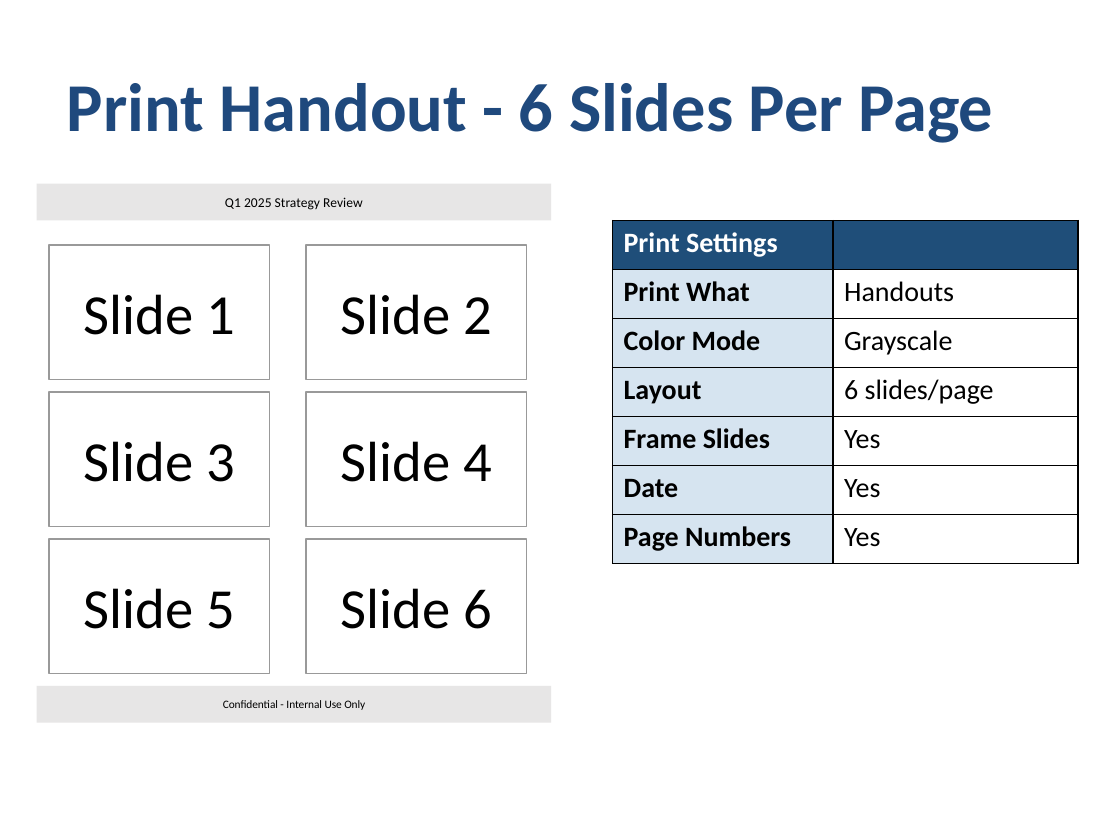
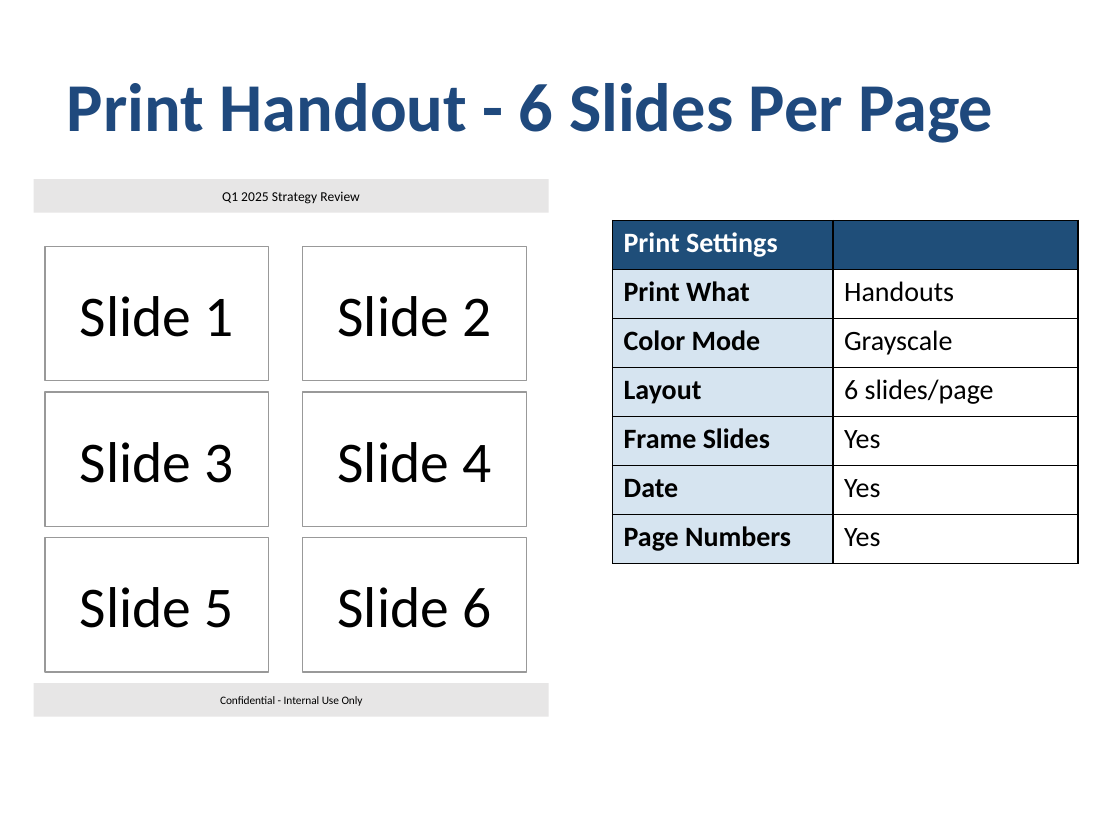
Before and after one commit to yingkitw/ppt-rs, a slide deck: slide 43 of comprehensive_demo.pptx. Drawn at 1120x840 pixels with LibreOffice and Linux fonts; fonts in the diff are those of the drawing. Boxes give left, top, right and bottom in pixels: in the first picture for what was removed or moved away, otherwise in the second. Text is boxed around its words. In the diff, an @@ line names an element or a change of style, - is before the commit and + after.

```diff
--- a/comprehensive_demo.pptx
+++ b/comprehensive_demo.pptx
@@ rectangle "Q1 2025 Strategy Review": place and size @@
-rectangle "Q1 2025 Strategy Review" at (37,184,551,221)
+rectangle "Q1 2025 Strategy Review" at (34,179,549,213)
@@ rectangle "Slide 2": place and size @@
-rectangle "Slide 2" at (306,245,526,380)
+rectangle "Slide 2" at (302,246,526,381)
@@ rectangle "Slide 4": place and size @@
-rectangle "Slide 4" at (306,392,526,526)
+rectangle "Slide 4" at (302,392,526,526)
@@ size 36.4 to 37 pt in 6 elements at (302,392,526,526), (45,392,269,526), (302,246,526,381), (302,538,526,672), (45,246,269,381), (45,538,269,672) @@
@@ rectangle "Slide 6": place and size @@
-rectangle "Slide 6" at (306,539,526,673)
+rectangle "Slide 6" at (302,538,526,672)
@@ 4 rectangles: place and size @@
-4 rectangles at (37,245,551,722)
+4 rectangles at (34,246,549,717)
```
Also in this commit, not shown: 21 other slides changed, 6 other files.
